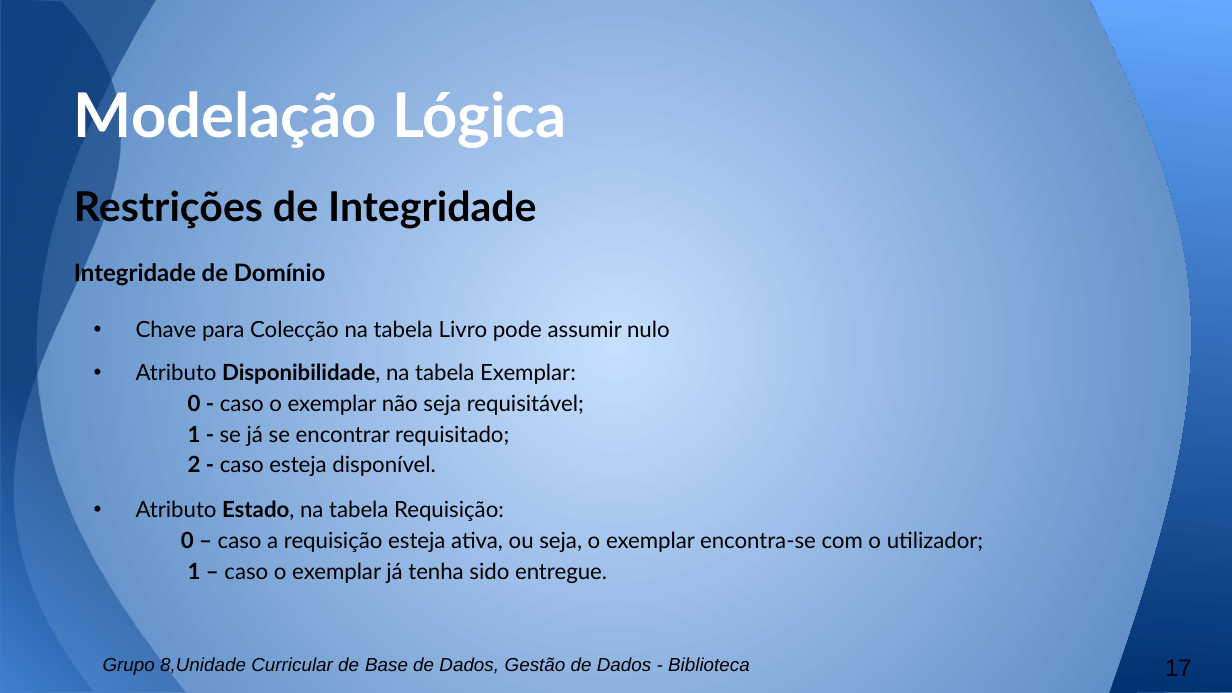
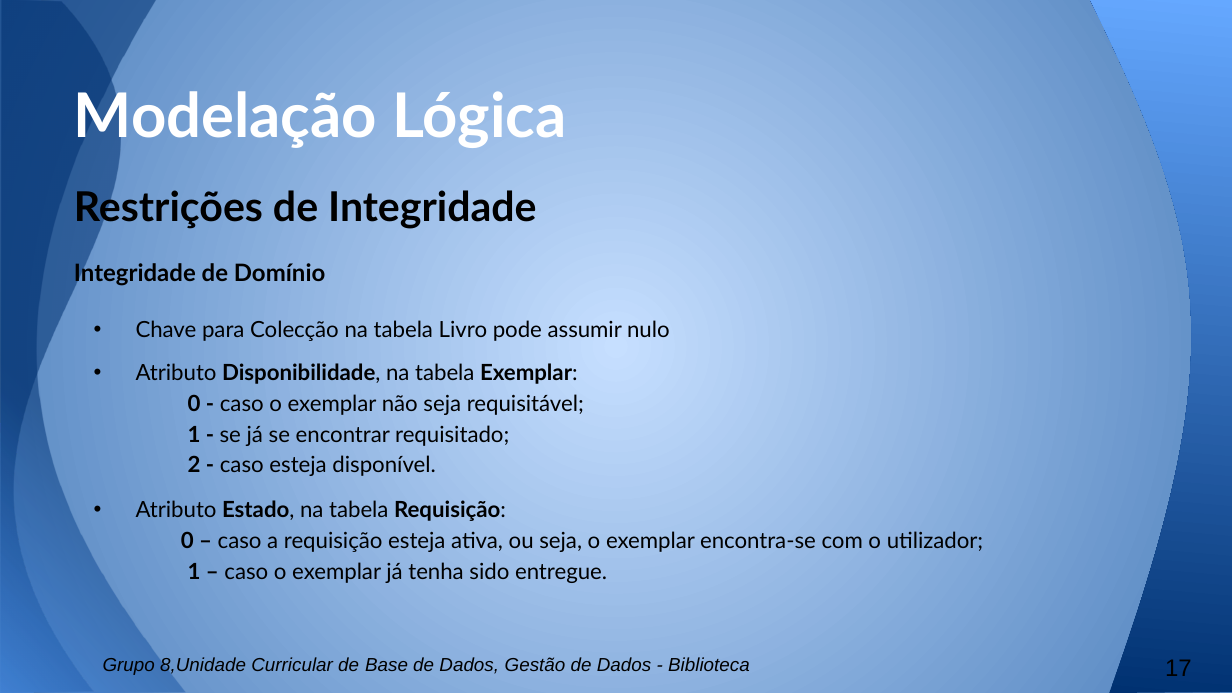
Before and after one commit to b-p3r/BD-1516, a slide deck: slide 17 of Apresentacao/Apresentacao.pptx. Drawn at 1232x693 pixels with LibreOffice and Linux fonts; fonts in the diff are those of the drawing. Boxes give left, top, right and bottom in pixels: in the first picture for what was removed or moved away, otherwise in the second. Text is boxed around its words. In the diff, an @@ line names an element or a change of style, - is before the commit and + after.

```diff
--- a/Apresentacao/Apresentacao.pptx
+++ b/Apresentacao/Apresentacao.pptx
@@ text at [136,363,577,521]: bold on in "Exemplar:", "Requisição:" @@
```
Also in this commit, not shown: 9 other slides changed.
